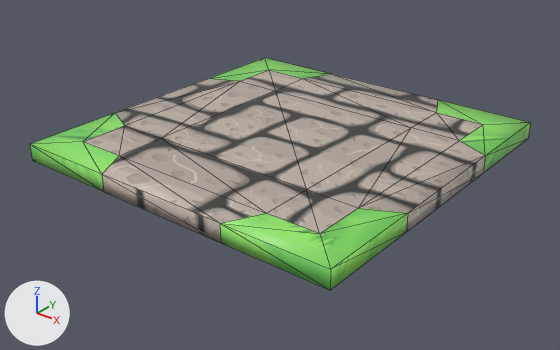
One commit to the OBJ model res/Tile_Crossroads.obj: the scene before it, then after it.
Before and after are seen from a 50 mm lens placed at (4.89, -6.25, 3.42), pointed at (0.03, -0.19, -0.34). The lights are fixed; the arrows at lower left show +X, +Y and +Z. Mesh edges are drawn as thin lines. Where no turn or scale is listed for an object, it has been applied to the vertices.

Before the edit, the objects in view are built like this:
```python
me_box001 = bpy.data.meshes.new('Box001')
me_box001.from_pydata(...)  # 56 vertices, 108 faces; spans x -1.97..1.97, y -1.97..1.97, z -0.1..0.1
me_box001.materials.append(mat_material)  # picture img_environment_png
# before: 0 (0.79, -1.97, 0.1) at pixel (219, 223), 2 (-0.79, -1.97, 0.1) at pixel (101, 174), 3 (1.97, 0.79, 0.1) at pixel (485, 155), 5 (1.97, -0.79, 0.1) at pixel (407, 213), 6 (-0.79, 1.97, 0.1) at pixel (332, 74)
# before: 8 (0.79, 1.97, 0.1) at pixel (438, 99), 9 (-1.97, -0.79, 0.1) at pixel (115, 112), 10 (-1.57, 0.98, 0.1) at pixel (240, 81), 11 (-1.97, 0.79, 0.1) at pixel (207, 78), 12 (-1.97, 0.79, -0.1)
# before: 14 (-1.97, -0.79, -0.1), 15 (0.79, 1.97, -0.1), 17 (-0.79, 1.97, -0.1), 18 (1.97, -0.79, -0.1) at pixel (406, 232), 20 (1.97, 0.79, -0.1) at pixel (483, 173)
# before: 21 (-0.79, -1.97, -0.1) at pixel (103, 191), 23 (0.79, -1.97, -0.1) at pixel (220, 242), 40 (1.97, 1.97, 0.1) at pixel (530, 122), 41 (1.97, -1.97, 0.1) at pixel (330, 269), 42 (-1.97, -1.97, 0.1) at pixel (29, 144)
# before: 43 (-1.97, 1.97, 0.1) at pixel (264, 57), 44 (-1.97, 1.97, -0.1), 45 (-1.97, -1.97, -0.1) at pixel (32, 160), 46 (1.97, -1.97, -0.1) at pixel (330, 290), 47 (1.97, 1.97, -0.1) at pixel (528, 138)
# before: 51 (-0.98, 0.98, 0.1) at pixel (275, 90), 52 (0.98, -0.98, 0.1) at pixel (306, 189), 55 (-0.98, -0.98, 0.1) at pixel (161, 138)
ob_box001 = bpy.data.objects.new('Box001', me_box001)
ob_box001.location = (0.0, 0.0, 0.0)
```
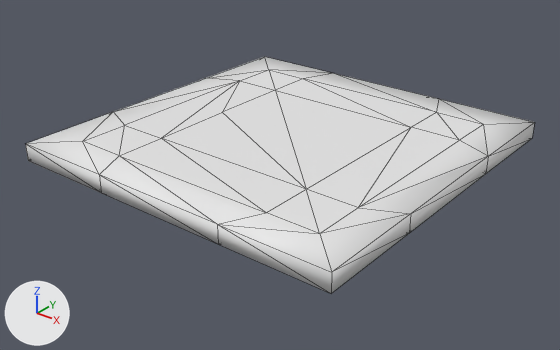
Where the change shows, as pixel boxes (x1, y1, x2, y2) in the pictures (560 x 350 px):
'Box001', reshaped
    before: (30, 58, 531, 290)
    after: (26, 57, 534, 293)
part 1 of me_box001, built on
    before: (30, 58, 531, 290)
    after: (26, 57, 534, 293)
part 2 of me_box001, recoloured (grey to white)
    before: (84, 70, 483, 234)
    after: (83, 70, 483, 233)

The change, as a diff of the scene's bpy script:
```diff
--- a/res/Tile_Crossroads.obj.py
+++ b/res/Tile_Crossroads.obj.py
@@ me_box001 @@
 # used by ob_box001; location = (0.0, 0.0, 0.0)
 # verts and faces of me_box001; kept vertices keep their numbers, new ones are numbered from 56
-me_box001.from_pydata(...)  # 56 vertices, 108 faces; spans x -1.97..1.97, y -1.97..1.97, z -0.1..0.1
+me_box001.from_pydata(...)  # 57 vertices, 110 faces; spans x -2.0..2.0, y -2.0..2.0, z -0.1..0.1
+# me_box001 part 1
+delete_faces([(10, 55, 51), (51, 55, 52)])
+for i in [0, 2, 21, 23]: verts[i] += (0.0, -0.03, 0.0)
+for i in [3, 5, 18, 20]: verts[i] += (0.03, 0.0, 0.0)
+for i in [6, 8, 15, 17]: verts[i] += (0.0, 0.03, 0.0)
+for i in [9, 11, 12, 14]: verts[i] += (-0.03, 0.0, 0.0)
+verts[40] = (2.0, 2.0, 0.1)  # moved, pixel (534, 122)
+verts[47] = (2.0, 2.0, -0.1)  # moved, pixel (532, 138)
+verts[41] = (2.0, -2.0, 0.1)  # moved, pixel (331, 272)
+verts[46] = (2.0, -2.0, -0.1)  # moved, pixel (331, 293)
+verts[42] = (-2.0, -2.0, 0.1)  # moved, pixel (25, 143)
+verts[45] = (-2.0, -2.0, -0.1)  # moved, pixel (28, 160)
+verts[43] = (-2.0, 2.0, 0.1)  # moved, pixel (264, 56)
+verts[44] = (-2.0, 2.0, -0.1)  # moved
+verts[56] = (-0.98, 0.0, 0.1)  # pixel (222, 112)
+faces += [(10, 56, 51), (51, 56, 52), (10, 55, 56), (52, 56, 55)]
+# me_box001 part 2: 106 faces spanning x -2.0..2.0, y -2.0..2.0, z -0.1..0.1 switch from mat_material (picture img_environment_png) to no material
```
